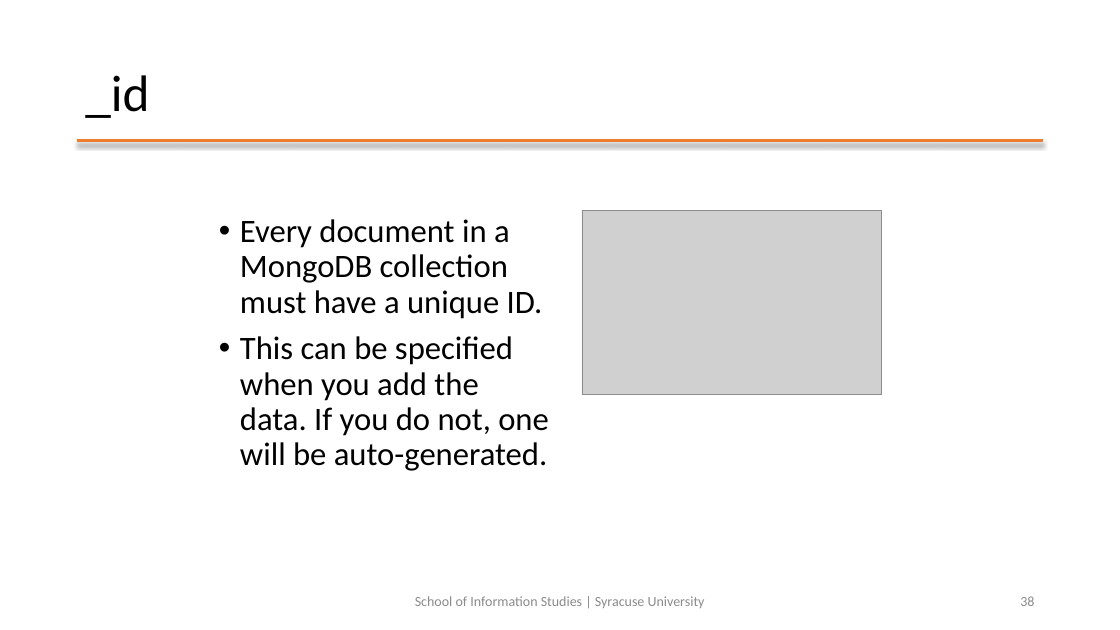
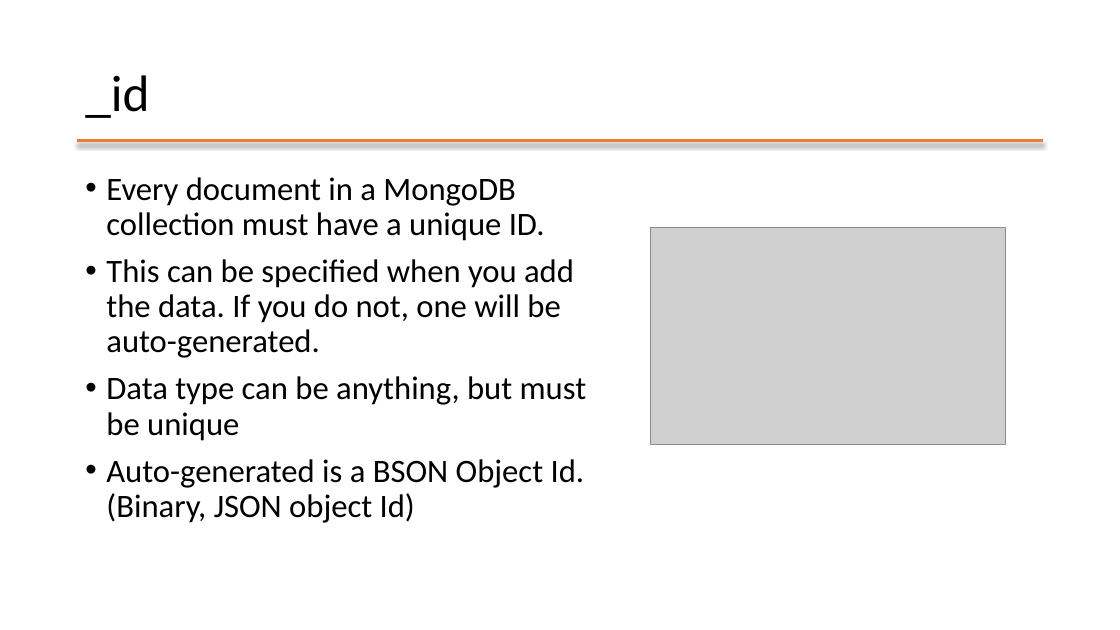
Before and after one commit to mafudge/ist769-old, a slide deck: slide 33 of content/F-Document/F-Document.pptx (slide 38 before the commit). Drawn at 1120x630 pixels with LibreOffice and Linux fonts; fonts in the diff are those of the drawing; grey boxes stand for pictures. Boxes give left, top, right and bottom in pixels: in the first picture for what was removed or moved away, otherwise in the second. Text is boxed around its words. In the diff, an @@ line names an element or a change of style, - is before the commit and + after.

```diff
--- a/content/F-Document/F-Document.pptx
+++ b/content/F-Document/F-Document.pptx
@@ text "Every document in a MongoDB ...": place and size @@
-text "Every document in a MongoDB ..." at (240, 219, 549, 471)
+text "Every document in a MongoDB ..." at (106, 177, 587, 523)
@@ picture: place and size @@
-picture at (582, 211, 881, 395)
+picture at (651, 227, 1007, 444)
@@ text at (106, 376, 587, 523): paragraphs added @@
+• Data type can be anything, but must be unique
+• Auto-generated is a BSON Object Id. (Binary, JSON object Id)
@@ text removed at (415, 596, 705, 608) @@
-School of Information Studies | Syracuse University
@@ page number removed at (1020, 596, 1034, 606) @@
-38
```
Also in this commit, not shown: 14 other slides changed, 11 slides added, 58 slides removed, 7 other files.
